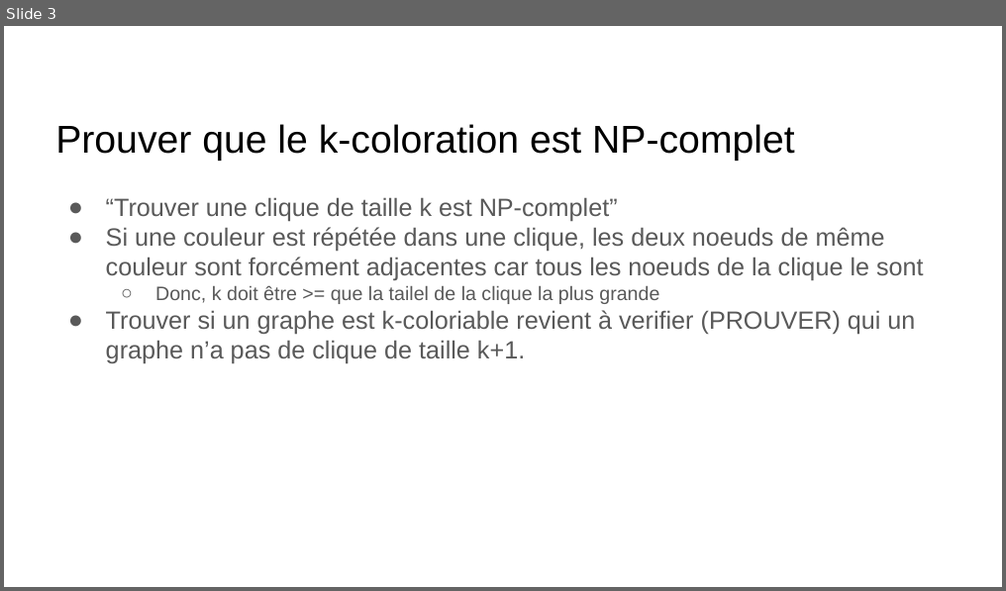
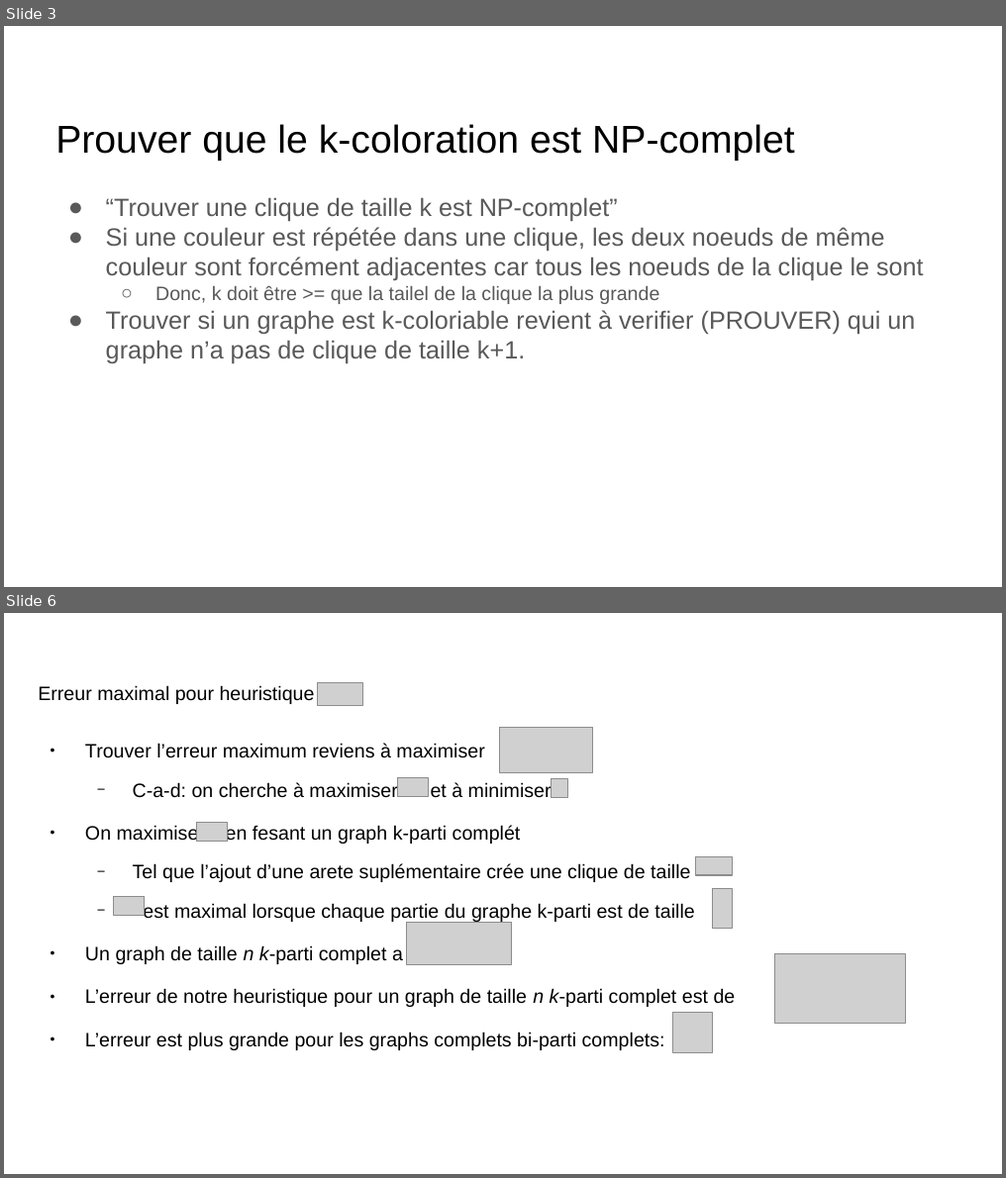
Before and after one commit to claudiosousa/hepia-projects-Math_S6_TP1, a slide deck: TP1 Math.odp. Shown one above the other, each under a label of ours: slide 3 before the commit, slides 3 and 6 after it; the slides between them are not shown. The pictures are 1006x591 and 1006x1178 pixels, drawn with LibreOffice and Linux fonts; fonts in the diff are those of the drawing; grey boxes stand for pictures. Boxes give left, top, right and bottom in pixels: in the first picture for what was removed or moved away, otherwise in the second. Text is boxed around its words. In the diff, an @@ line names an element or a change of style, - is before the commit and + after.

Commit message:
calcul erreur

```diff
--- a/TP1 Math.odp
+++ b/TP1 Math.odp
@@ slide 6 added at bbox=[4, 613, 1002, 1174], background #FFFFFF @@
@@ title added at bbox=[38, 685, 315, 704], 14 pt, text #000000 @@
+Erreur maximal pour heuristique
@@ picture added at bbox=[318, 683, 363, 706] @@
@@ picture added at bbox=[500, 727, 593, 772] @@
@@ text added at bbox=[85, 743, 736, 1051], 14 pt, text #000000 @@
+● Trouver l’erreur maximum reviens à maximiser
+  − C-a-d: on cherche à maximiser et à minimiser
+● On maximise en fesant un graph k-parti complét
+  − Tel que l’ajout d’une arete suplémentaire crée une clique de taille
+  − est maximal lorsque chaque partie du graphe k-parti est de taille
+● Un graph de taille n k-parti complet a
+● L’erreur de notre heuristique pour un graph de taille n k-parti complet est de
+● L’erreur est plus grande pour les graphs complets bi-parti complets:
@@ picture added at bbox=[398, 777, 429, 796] @@
@@ picture added at bbox=[550, 778, 568, 797] @@
@@ picture added at bbox=[197, 823, 228, 842] @@
@@ picture added at bbox=[696, 857, 732, 875] @@
@@ picture added at bbox=[114, 896, 145, 915] @@
@@ picture added at bbox=[713, 888, 733, 928] @@
@@ picture added at bbox=[406, 922, 511, 965] @@
@@ picture added at bbox=[775, 955, 906, 1023] @@
@@ picture added at bbox=[672, 1012, 713, 1054] @@
```
Also in this commit, not shown: 1 slide changed, 1 other slide added.
